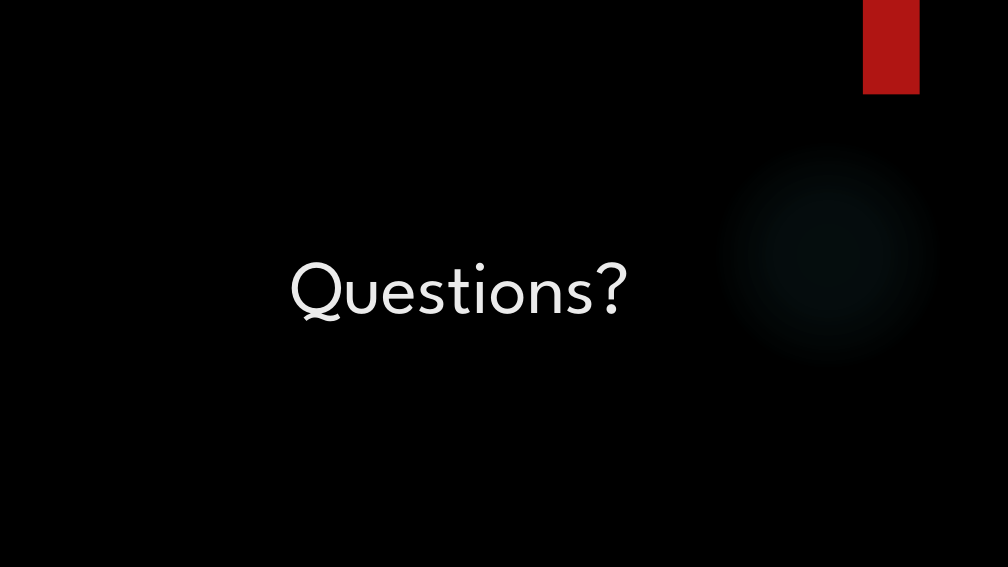
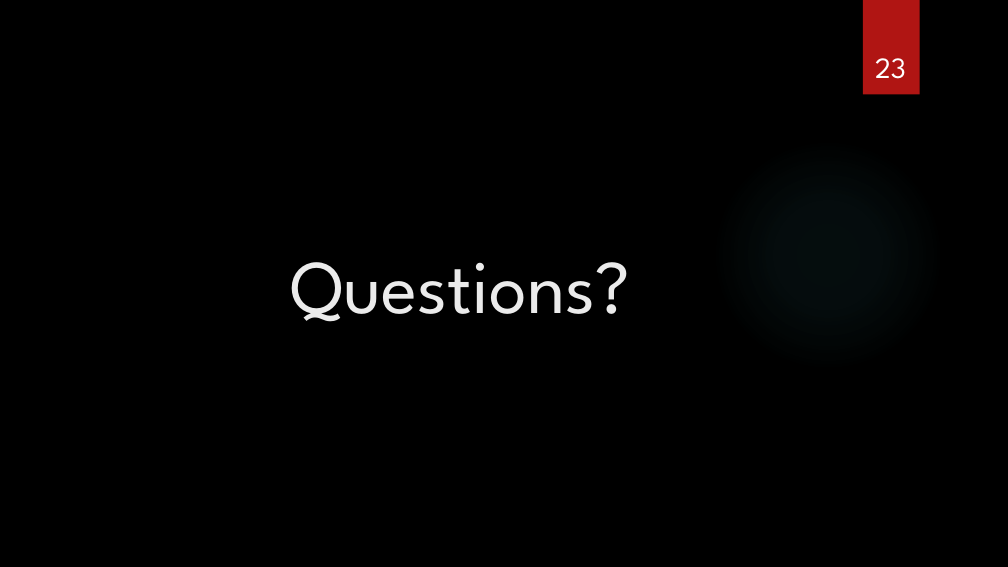
Before and after one commit to nicholas-vogt/modeling-march-madness, a slide deck: slide 23 of 1 Web Scraping.pptx (slide 20 before the commit). Drawn at 1008x567 pixels with LibreOffice and Linux fonts; fonts in the diff are those of the drawing; background and template pictures are left out. Boxes give left, top, right and bottom in pixels: in the first picture for what was removed or moved away, otherwise in the second. Text is boxed around its words. In the diff, an @@ line names an element or a change of style, - is before the commit and + after.

```diff
--- a/1 Web Scraping.pptx
+++ b/1 Web Scraping.pptx
@@ page number added at [875,58,906,79], 28 pt, text #FFFFFF @@
+23
```
Also in this commit, not shown: 34 other slides changed, 3 slides added, 1 slide removed, 3 other files.
